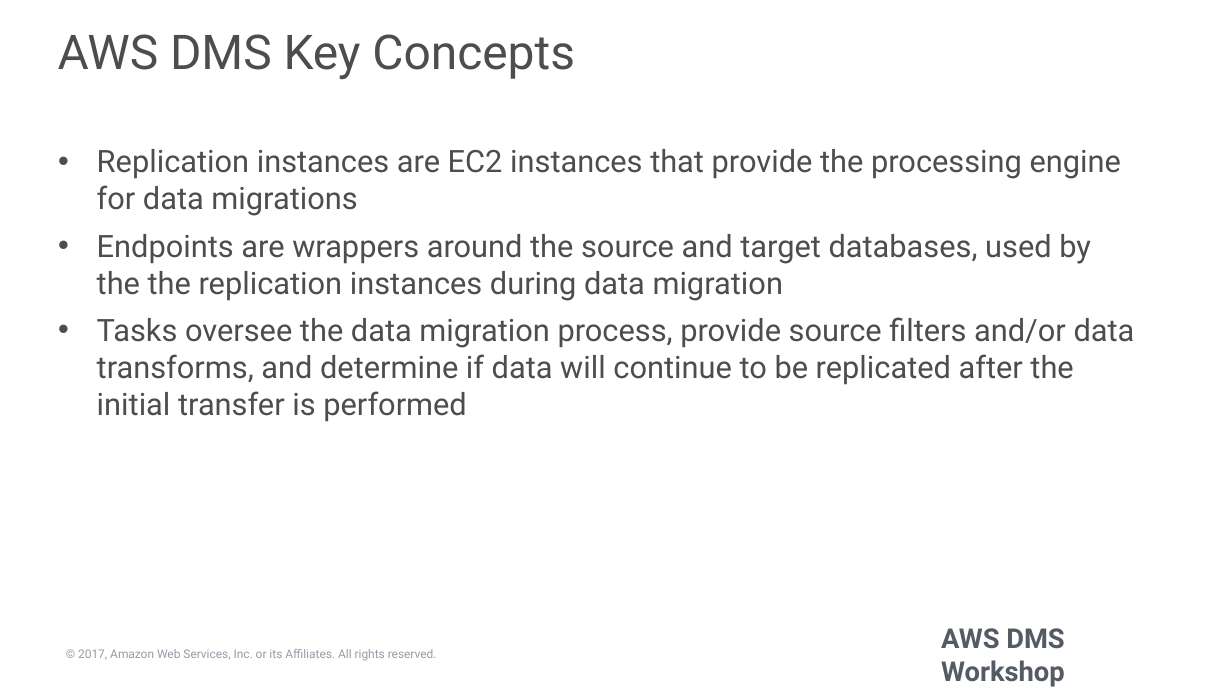
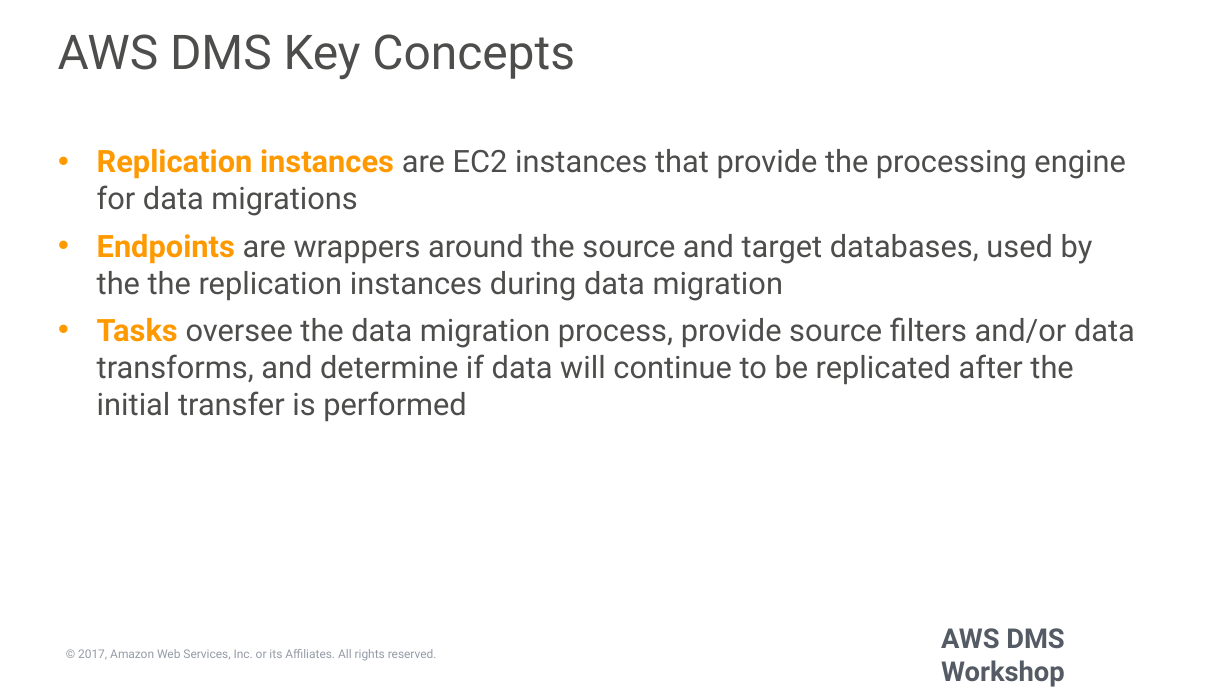
Before and after one commit to shirkeyaws/aws-dms-workshop, a slide deck: slide 13 of deck/dms-workshop-core.pptx. Drawn at 1232x693 pixels with LibreOffice and Linux fonts; fonts in the diff are those of the drawing; background and template pictures are left out. Boxes give left, top, right and bottom in pixels: in the first picture for what was removed or moved away, otherwise in the second. Text is boxed around its words. In the diff, an @@ line names an element or a change of style, - is before the commit and + after.

```diff
--- a/deck/dms-workshop-core.pptx
+++ b/deck/dms-workshop-core.pptx
@@ text "Replication instances are EC2 instances ..." at box(97, 149, 1135, 422): text colour #4D4D4C to #FF9900, bold on in "Replication instances", "Endpoints", "Tasks" @@
```
Also in this commit, not shown: 1 other slide changed, 16 other files.
